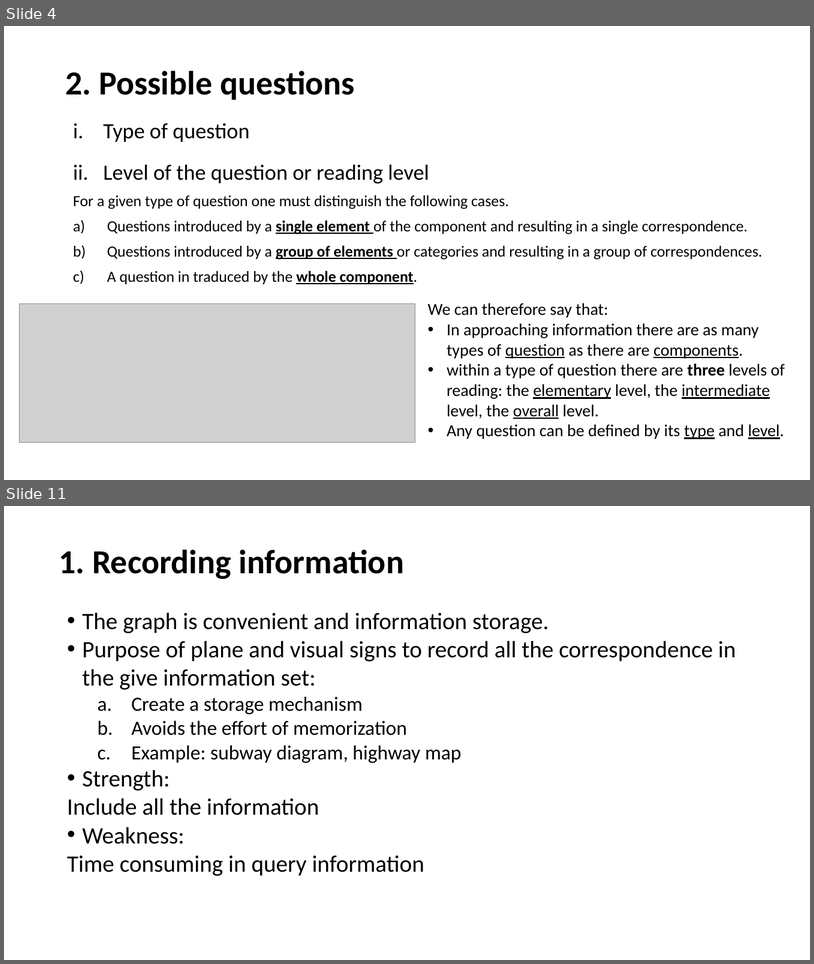
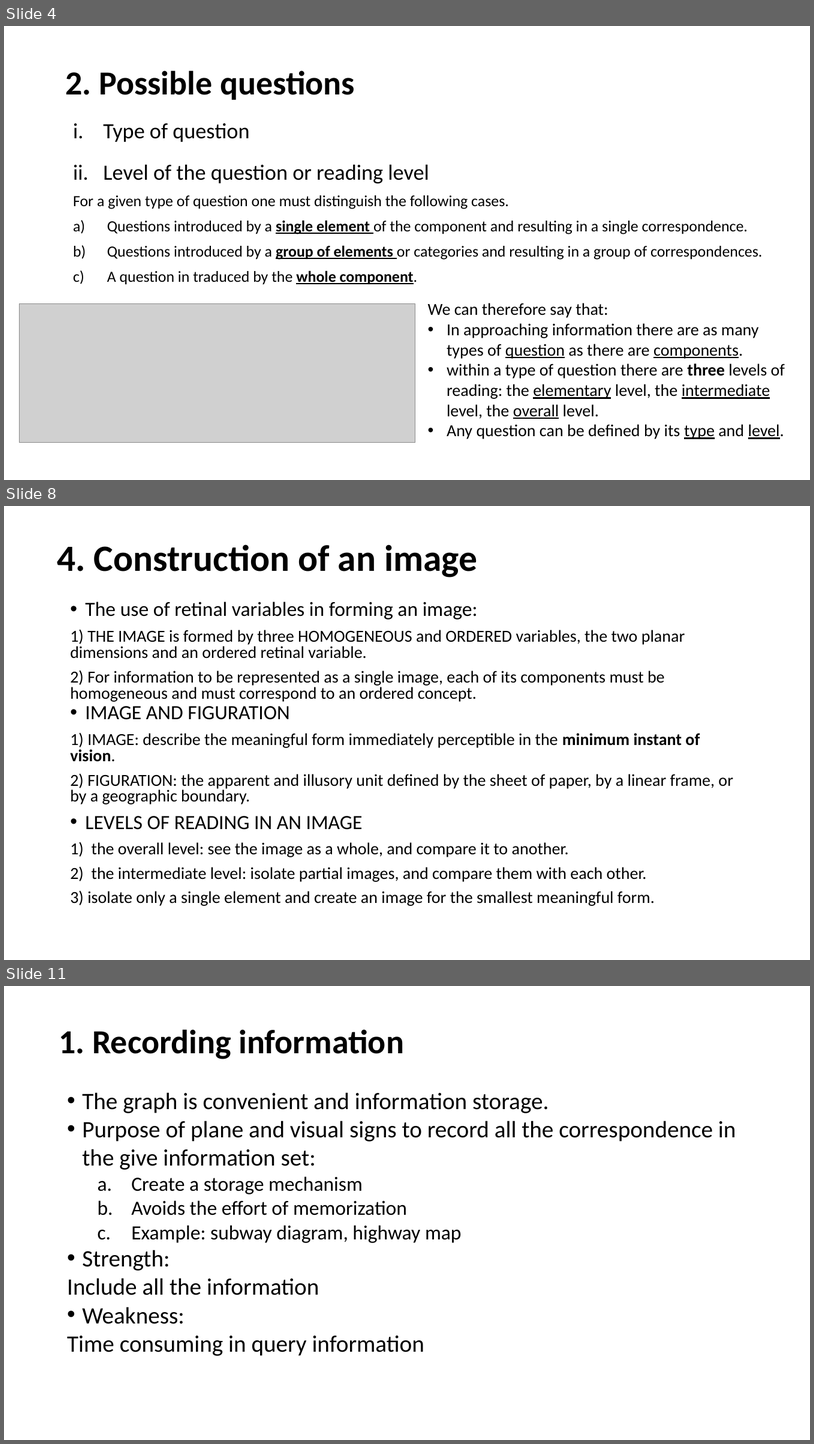
Before and after one commit to Jiaxin-yyjx/Visualization-D3.js-Lab, a slide deck: midterm/SoMSummery.pptx. Shown one above the other, each under a label of ours: slides 4 and 11 before the commit, slides 4, 8 and 11 after it; the slides between them are not shown. The pictures are 814x964 and 814x1444 pixels, drawn with LibreOffice and Linux fonts; fonts in the diff are those of the drawing; grey boxes stand for pictures. Boxes give left, top, right and bottom in pixels: in the first picture for what was removed or moved away, otherwise in the second. Text is boxed around its words. In the diff, an @@ line names an element or a change of style, - is before the commit and + after.

```diff
--- a/midterm/SoMSummery.pptx
+++ b/midterm/SoMSummery.pptx
@@ slide 8 added at bbox=[4, 506, 810, 960], background #FFFFFF @@
@@ title added at bbox=[57, 544, 477, 577], 44 pt, text #000000, bold @@
+4. Construction of an image
@@ text added at bbox=[70, 601, 734, 906], 20 pt, text #000000 @@
+• The use of retinal variables in forming an image:
+1) THE IMAGE is formed by three HOMOGENEOUS and ORDERED variables, the two planar dimensions and an ordered retinal variable.
+2) For information to be represented as a single image, each of its components must be homogeneous and must correspond to an ordered concept.
+• IMAGE AND FIGURATION
+1) IMAGE: describe the meaningful form immediately perceptible in the minimum instant of vision.
+2) FIGURATION: the apparent and illusory unit defined by the sheet of paper, by a linear frame, or by a geographic boundary.
+• LEVELS OF READING IN AN IMAGE
+1) the overall level: see the image as a whole, and compare it to another.
+2) the intermediate level: isolate partial images, and compare them with each other.
+3) isolate only a single element and create an image for the smallest meaningful form.
```
Also in this commit, not shown: 8 slides changed, 4 other slides added, 8 slides removed.
